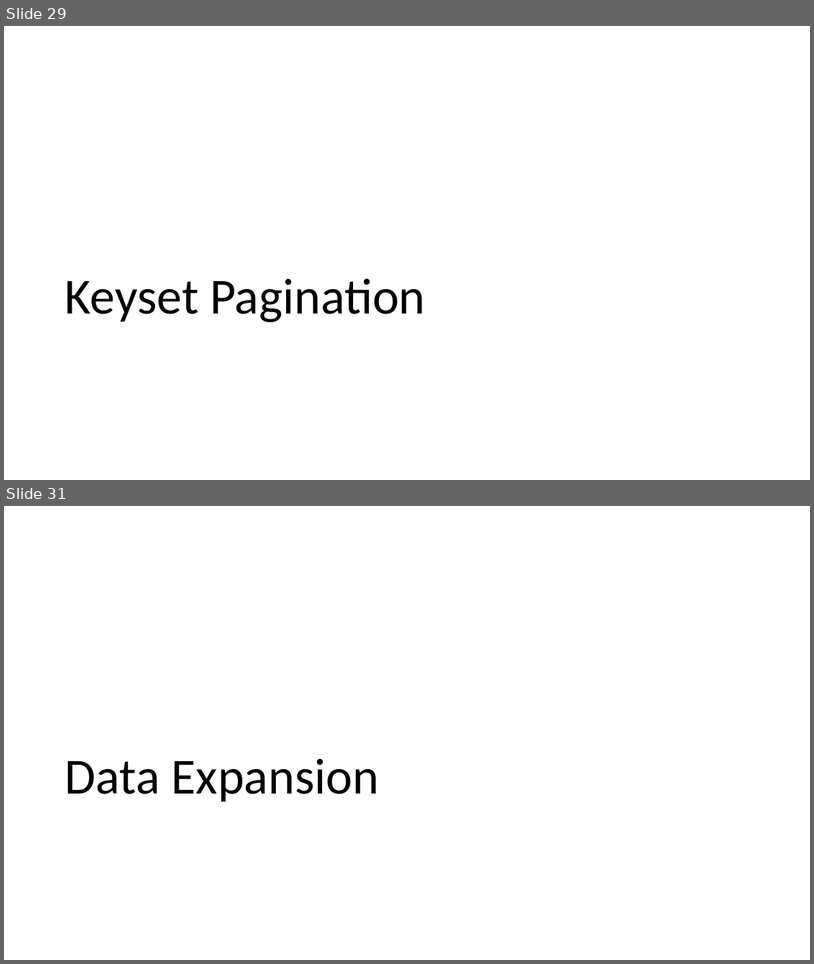
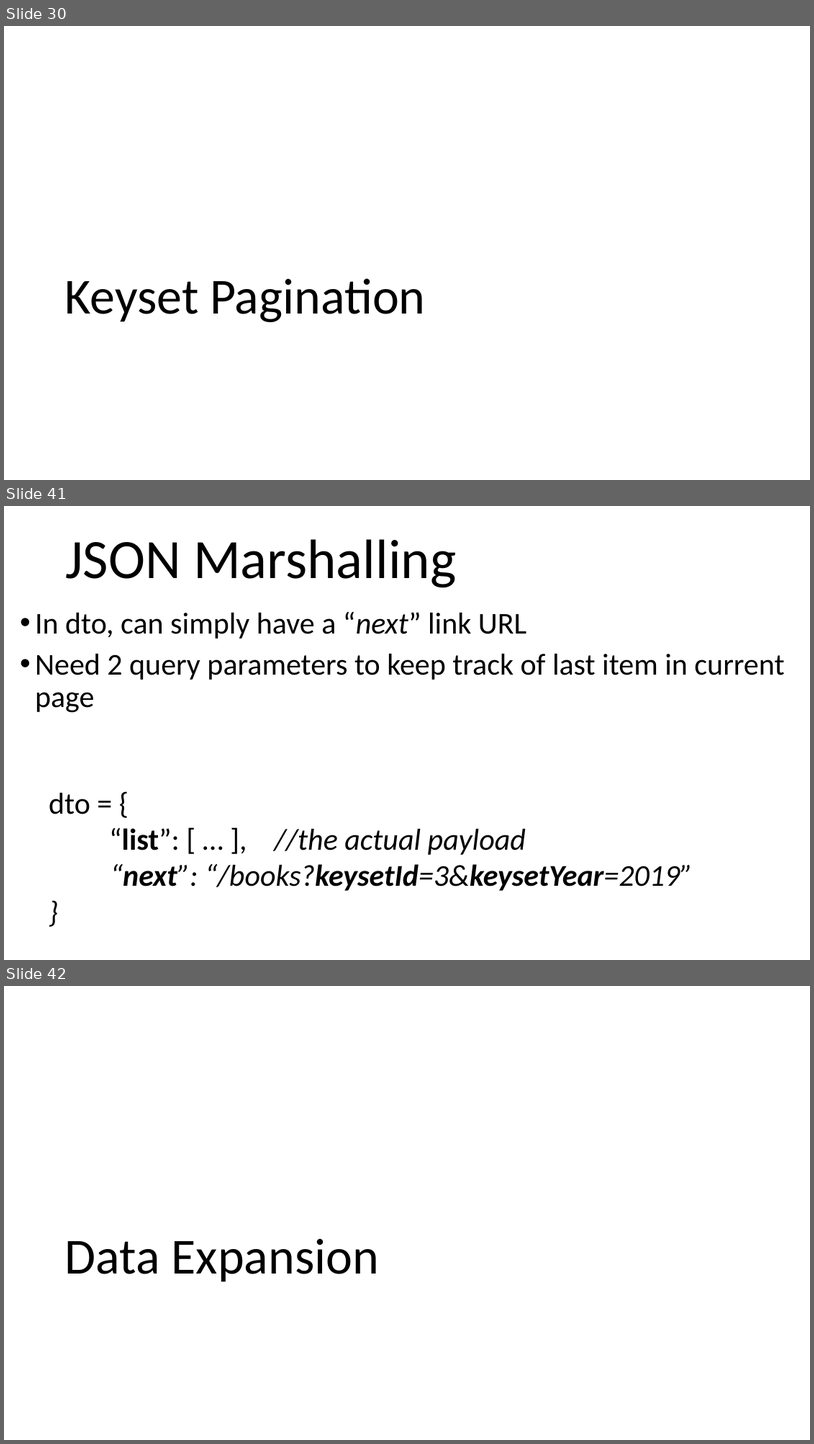
Before and after one commit to arcuri82/testing_security_development_enterprise_systems, a slide deck: doc/advanced/slides/lesson_04.pptx. Shown one above the other, each under a label of ours: slides 29 and 31 before the commit, slides 30, 41 and 42 after it; the slides between them are not shown. The pictures are 814x964 and 814x1444 pixels, drawn with LibreOffice and Linux fonts; fonts in the diff are those of the drawing. Boxes give left, top, right and bottom in pixels: in the first picture for what was removed or moved away, otherwise in the second. Text is boxed around its words. In the diff, an @@ line names an element or a change of style, - is before the commit and + after.

```diff
--- a/doc/advanced/slides/lesson_04.pptx
+++ b/doc/advanced/slides/lesson_04.pptx
@@ slide 41 added at (x1=4, y1=506, x2=810, y2=960), background #FFFFFF @@
@@ title added at (x1=65, y1=539, x2=456, y2=588), 66 pt, text #000000 @@
+JSON Marshalling
@@ text added at (x1=35, y1=612, x2=784, y2=713), 36 pt, text #000000 @@
+• In dto, can simply have a “next” link URL
+• Need 2 query parameters to keep track of last item in current page
@@ text added at (x1=49, y1=793, x2=693, y2=890), 36 pt, text #000000, italic @@
+dto = {
+“list”: [ … ], //the actual payload
+“next”: “/books?keysetId=3&keysetYear=2019”
+}
@@ what was slide 29 is now slide 30 @@
@@ what was slide 31 is now slide 42 @@
```
Also in this commit, not shown: 1 slide changed, 11 other slides added, 1 slide removed, 1 other file.
